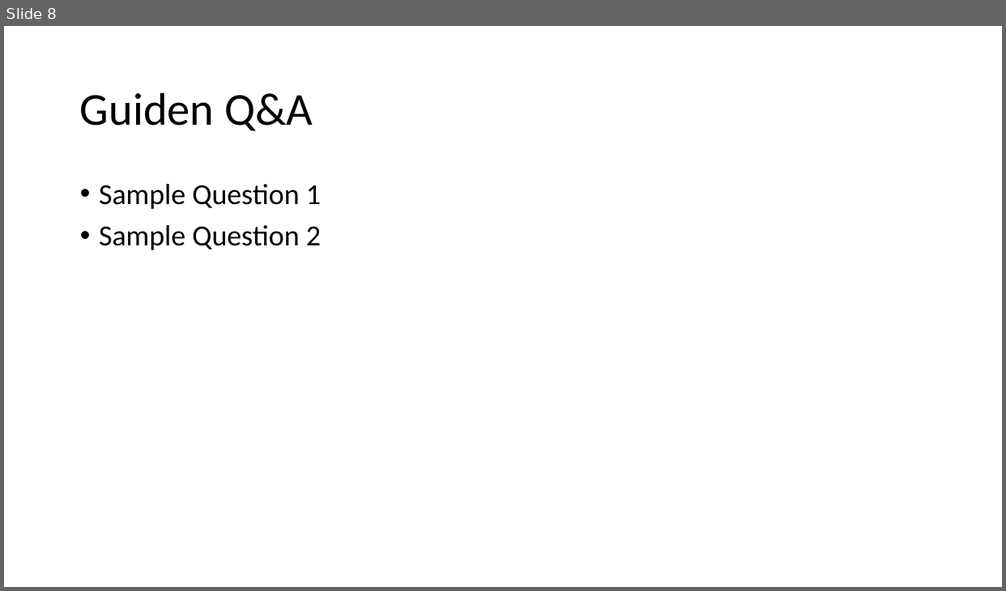
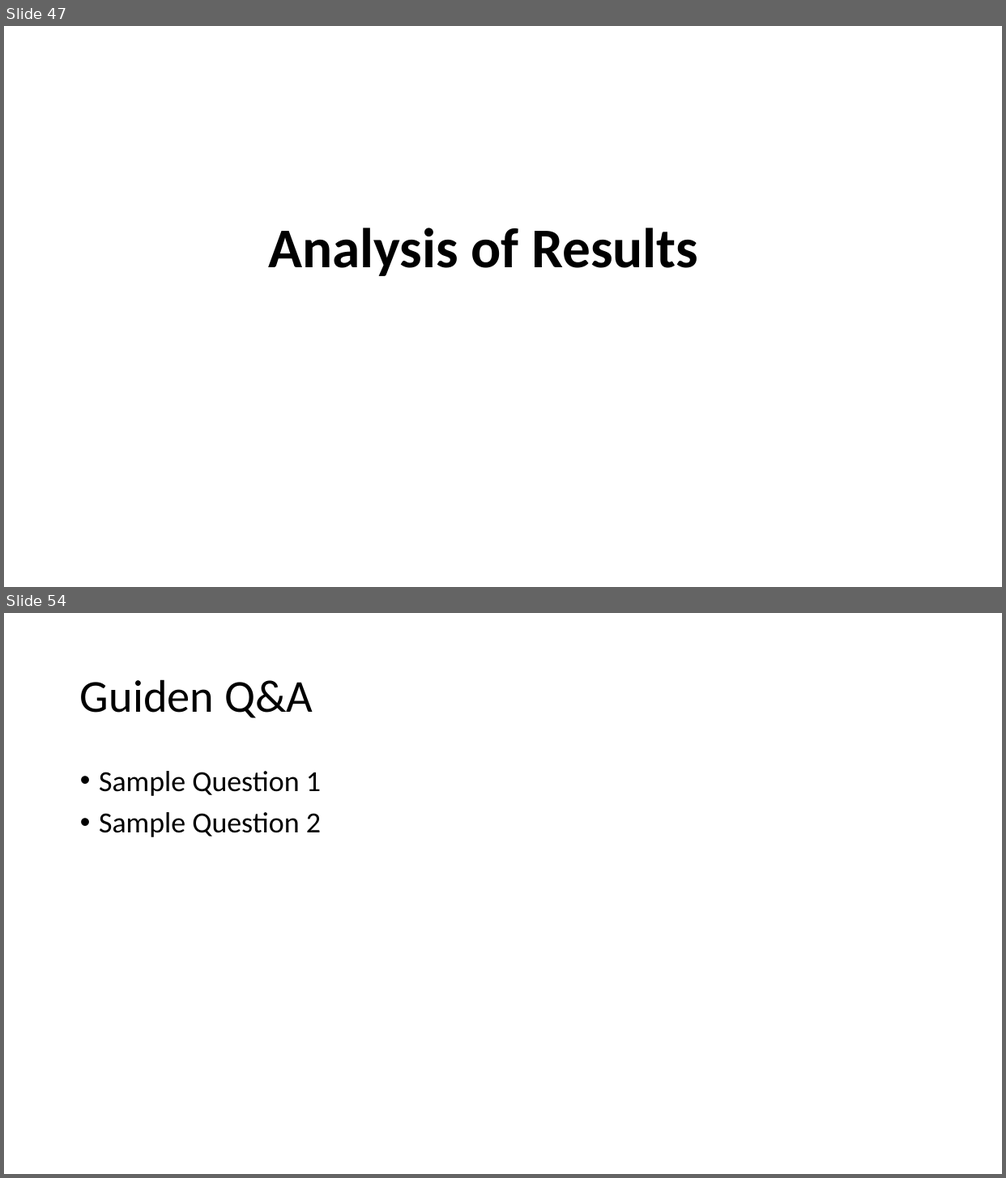
Before and after one commit to spacemanidol/AnalyzingNeuralLanguageModelsGroup1, a slide deck: PaperPresentation02202020.pptx. Shown one above the other, each under a label of ours: slide 8 before the commit, slides 47 and 54 after it; the slides between them are not shown. The pictures are 1006x591 and 1006x1178 pixels, drawn with LibreOffice and Linux fonts; fonts in the diff are those of the drawing. Boxes give left, top, right and bottom in pixels: in the first picture for what was removed or moved away, otherwise in the second. Text is boxed around its words. In the diff, an @@ line names an element or a change of style, - is before the commit and + after.

Commit message:
Update PaperPresentation02202020.pptx
Added Most of the slides for the Pain in the Neck paper. Still need to add the content in for the task descriptions and some results and analysis

```diff
--- a/PaperPresentation02202020.pptx
+++ b/PaperPresentation02202020.pptx
@@ slide 47 added at bbox=[4, 26, 1002, 587], background #FFFFFF @@
@@ title added at bbox=[268, 228, 698, 276], 54 pt, text #000000, bold @@
+Analysis of Results
@@ what was slide 8 is now slide 54 @@
```
Also in this commit, not shown: 1 slide changed, 45 other slides added.
